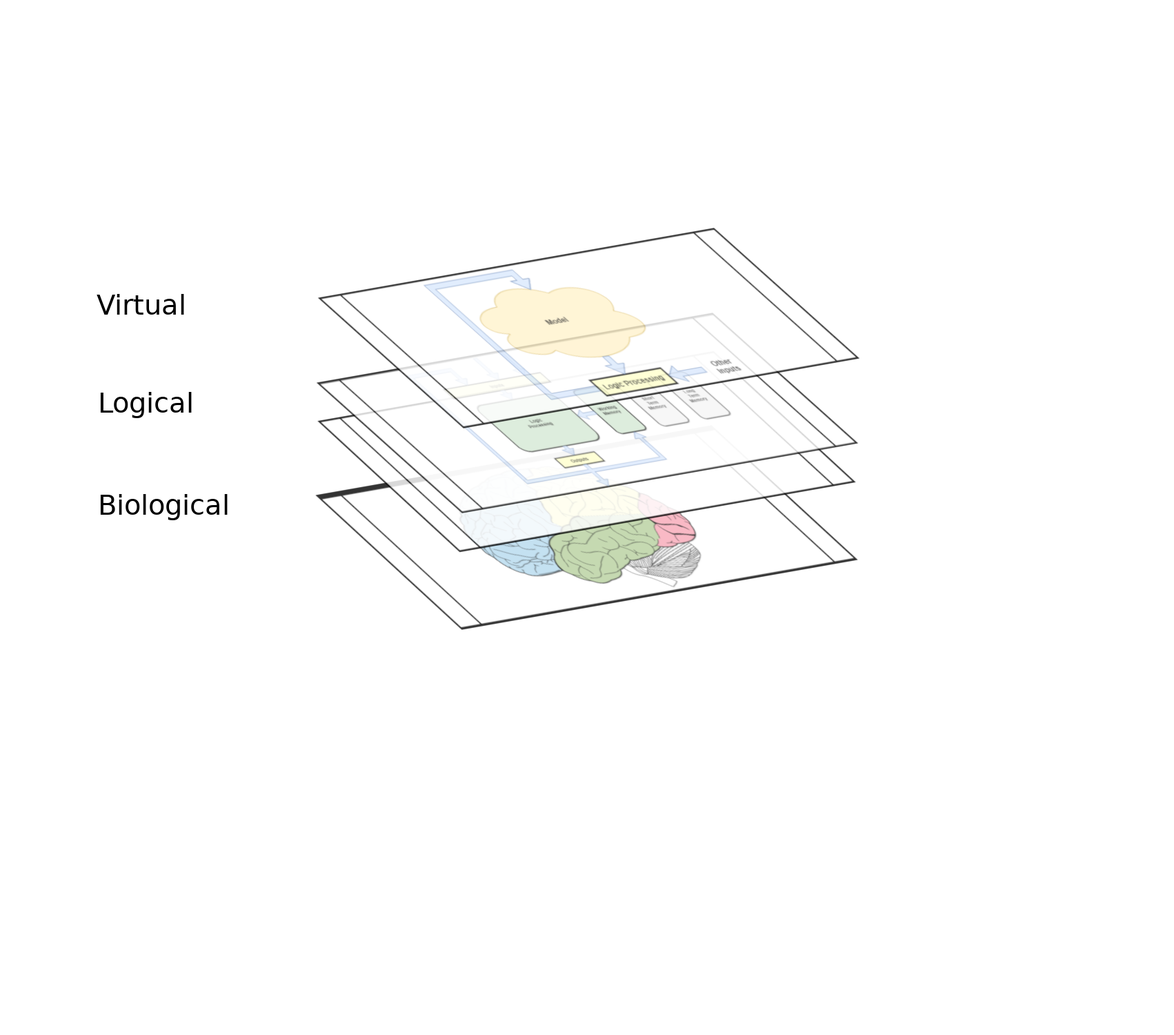
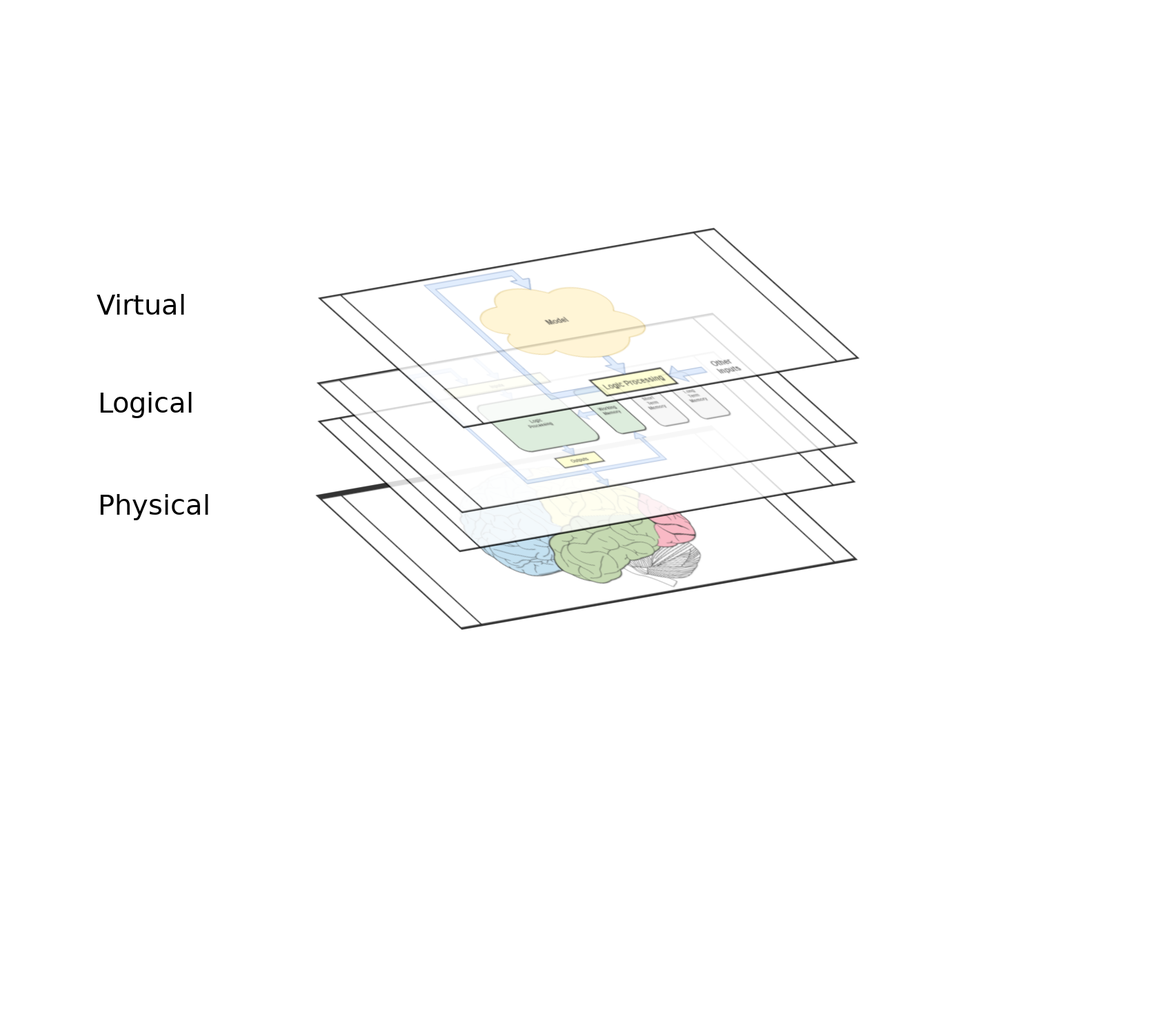
Revision of a layered (1174, 1035) image; what changed, layer by layer:
renamed "Biological" to "Physical", painted on it over <box>102,494,228,521</box>
